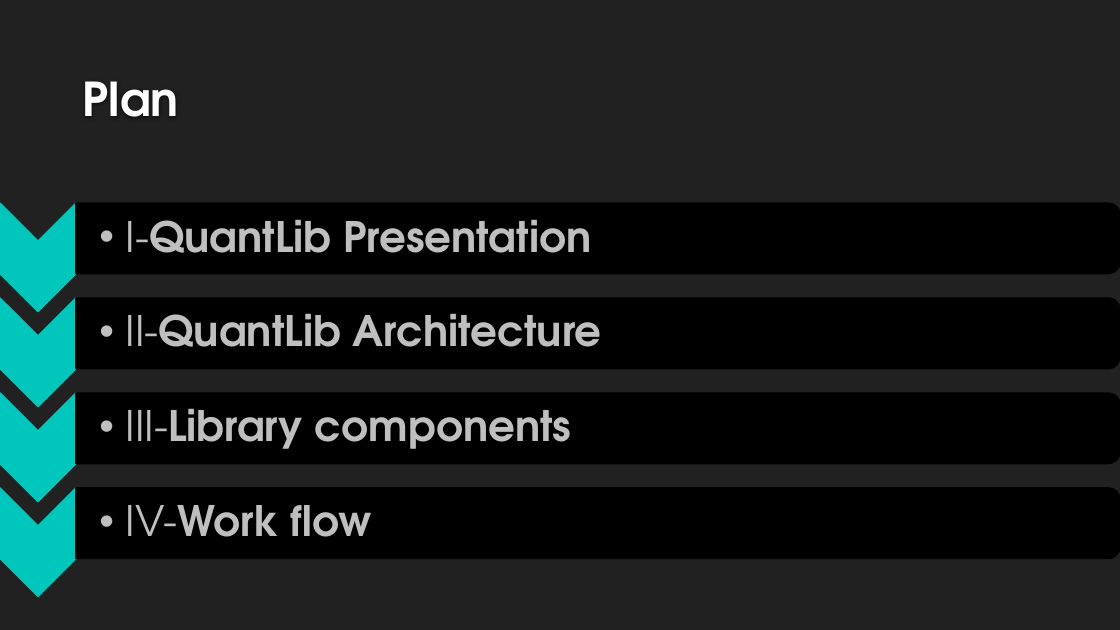
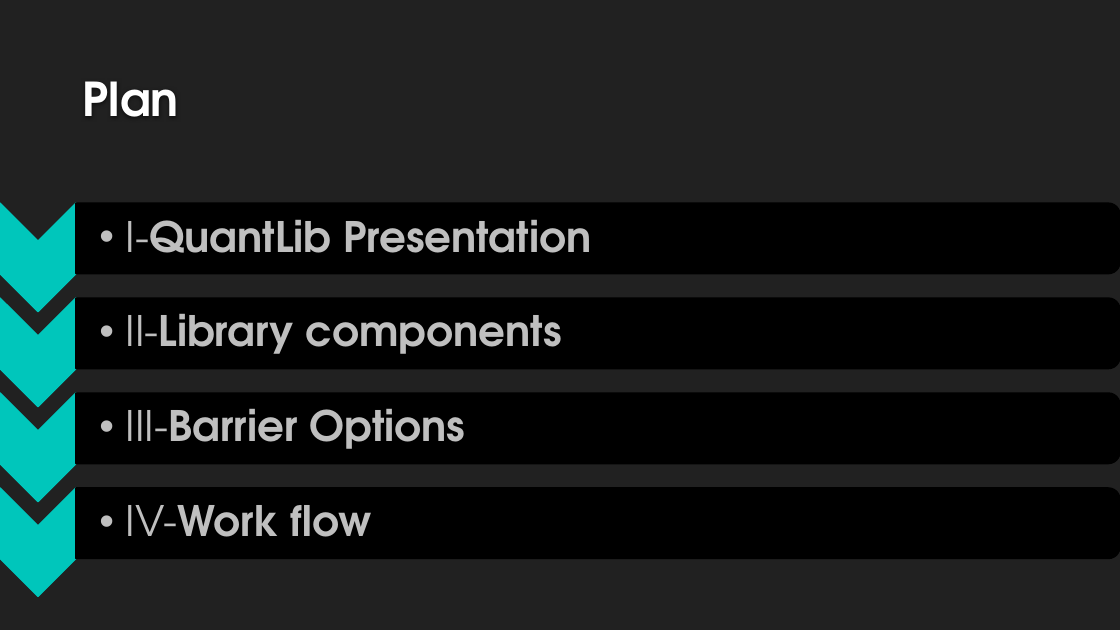
Before and after one commit to Ayadi07/Quantlib, a slide deck: slide 2 of QuantLib1.3 16-01-2014.pptx. Drawn at 1120x630 pixels with LibreOffice and Linux fonts; fonts in the diff are those of the drawing; background and template pictures are left out. Boxes give left, top, right and bottom in pixels: in the first picture for what was removed or moved away, otherwise in the second. Text is boxed around its words. In the diff, an @@ line names an element or a change of style, - is before the commit and + after.

Commit message:
Presentation v3

```diff
--- a/QuantLib1.3 16-01-2014.pptx
+++ b/QuantLib1.3 16-01-2014.pptx
@@ text at [126, 313, 562, 354]: text changed @@
-  •• III-Library components
+  •• II-Library components
@@ text removed at [126, 313, 602, 347] @@
-  •• II-QuantLib Architecture
@@ text added at [126, 408, 465, 449], 36 pt, text #BFBFBF, bold @@
+  •• III-Barrier Options
```
Also in this commit, not shown: 3 other slides changed, 3 slides added, 2 slides removed.
